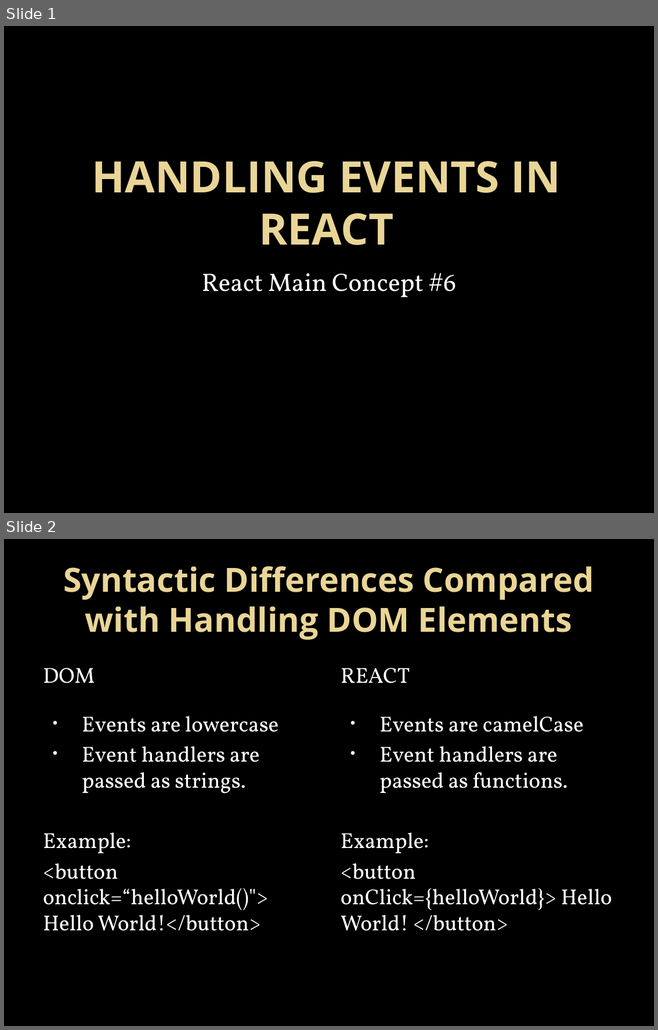
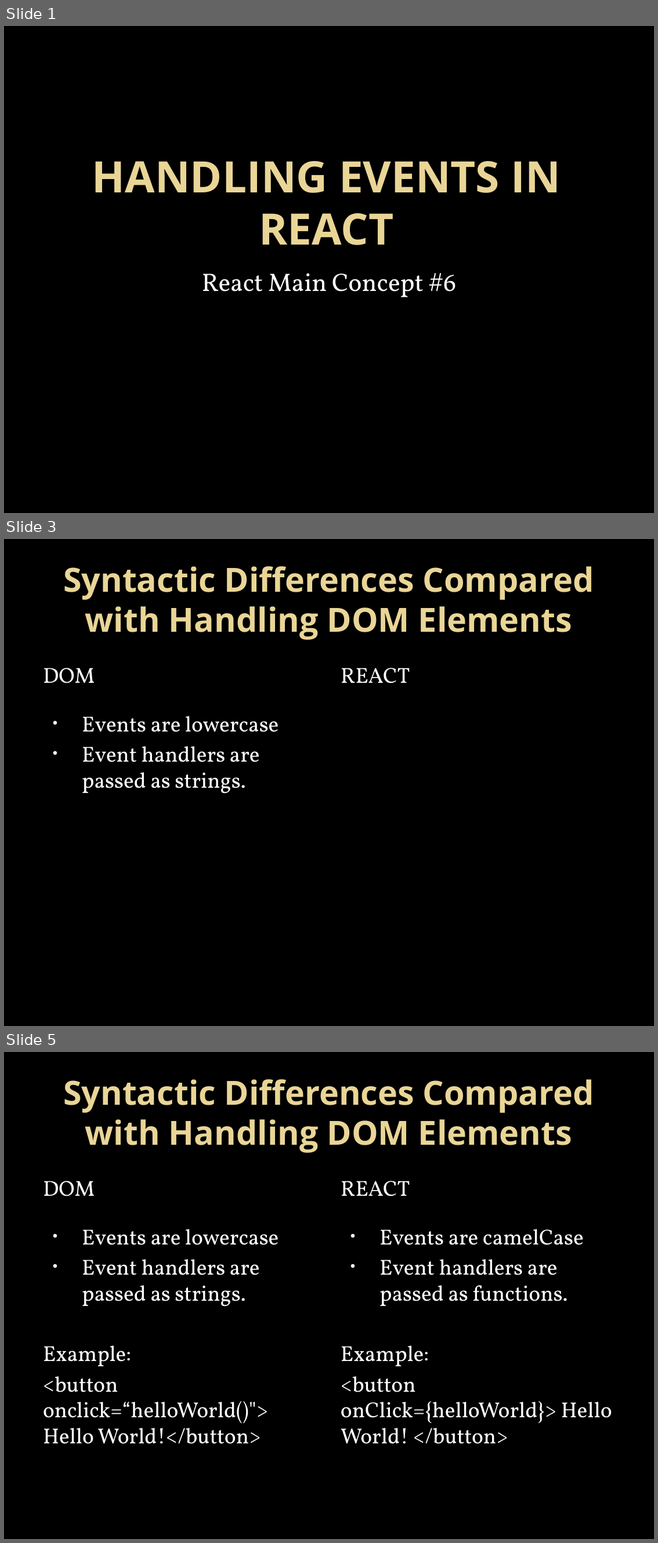
Before and after one commit to nhopfe/cohort3, a slide deck: Handling Events in React.pptx. Shown one above the other, each under a label of ours: slides 1 and 2 before the commit, slides 1, 3 and 5 after it; the slides between them are not shown. The pictures are 658x1030 and 658x1543 pixels, drawn with LibreOffice and Linux fonts; fonts in the diff are those of the drawing; background and template pictures are left out. Boxes give left, top, right and bottom in pixels: in the first picture for what was removed or moved away, otherwise in the second. Text is boxed around its words. In the diff, an @@ line names an element or a change of style, - is before the commit and + after.

Commit message:
up to 10 slides for Handling Events presentation

```diff
--- a/Handling Events in React.pptx
+++ b/Handling Events in React.pptx
@@ slide 3 added at [4, 539, 654, 1026], background picture (left out) @@
@@ title added at [63, 566, 594, 640], 36.9 pt, text gradient #EAD696 to #E7D081, bold @@
+Syntactic Differences Compared with Handling DOM Elements
@@ text added at [43, 668, 94, 683], 24 pt, text #FFFFFF @@
+DOM
@@ text added at [340, 668, 409, 683], 24 pt, text #FFFFFF @@
+REACT
@@ text added at [82, 716, 278, 794], 24 pt, text #FFFFFF @@
+• Events are lowercase
+• Event handlers are passed as strings.
@@ what was slide 2 is now slide 5 @@
```
Also in this commit, not shown: 1 slide changed, 5 other slides added, 2 slides removed, 2 other files.
